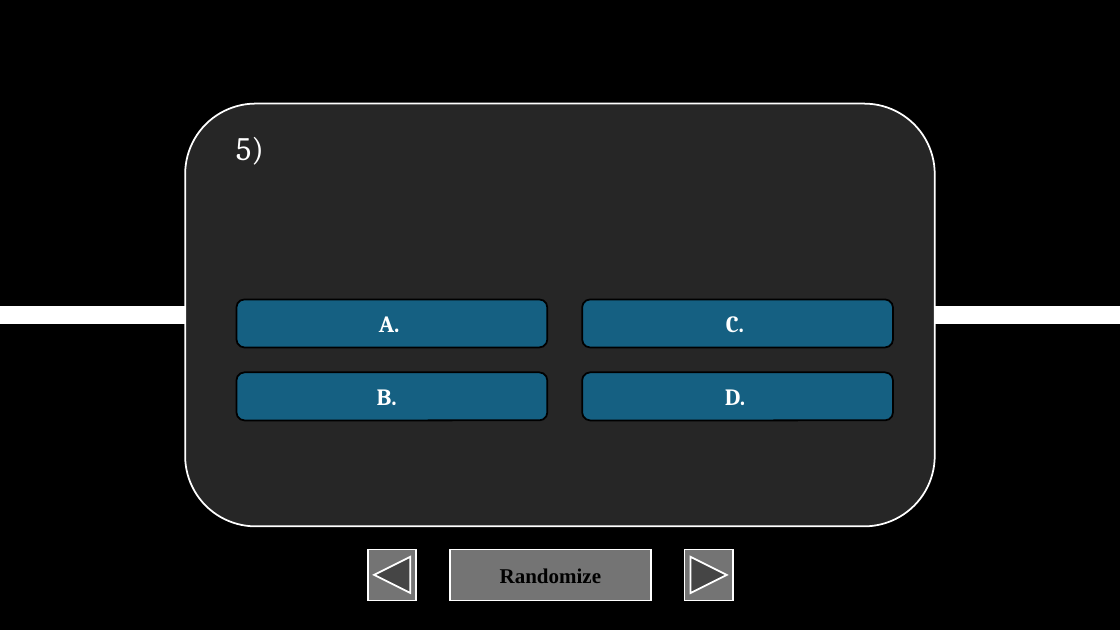
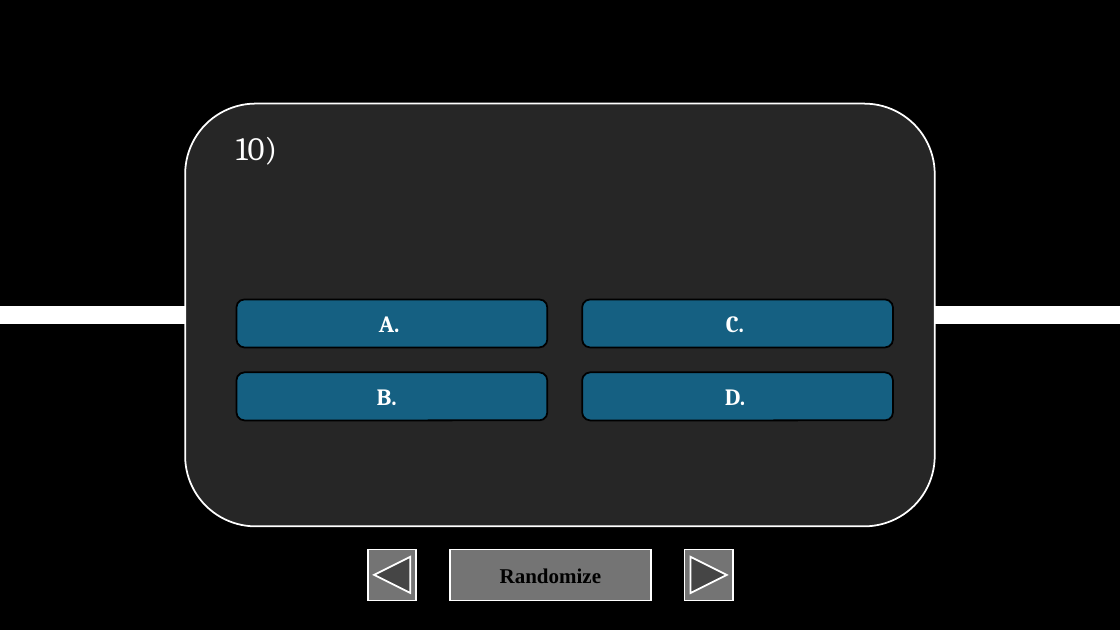
Before and after one commit to XIvanSolomonX/Archi-Reviewer, a slide deck: slide 102 of TOA.pptm (slide 52 before the commit). Drawn at 1120x630 pixels with LibreOffice and Linux fonts; fonts in the diff are those of the drawing. Boxes give left, top, right and bottom in pixels: in the first picture for what was removed or moved away, otherwise in the second. Text is boxed around its words. In the diff, an @@ line names an element or a change of style, - is before the commit and + after.

Commit message:
100 slides

```diff
--- a/TOA.pptm
+++ b/TOA.pptm
@@ text at box(236, 137, 277, 165): text changed @@
-5)
+10)
```
Also in this commit, not shown: 50 slides added, 1 other file.
